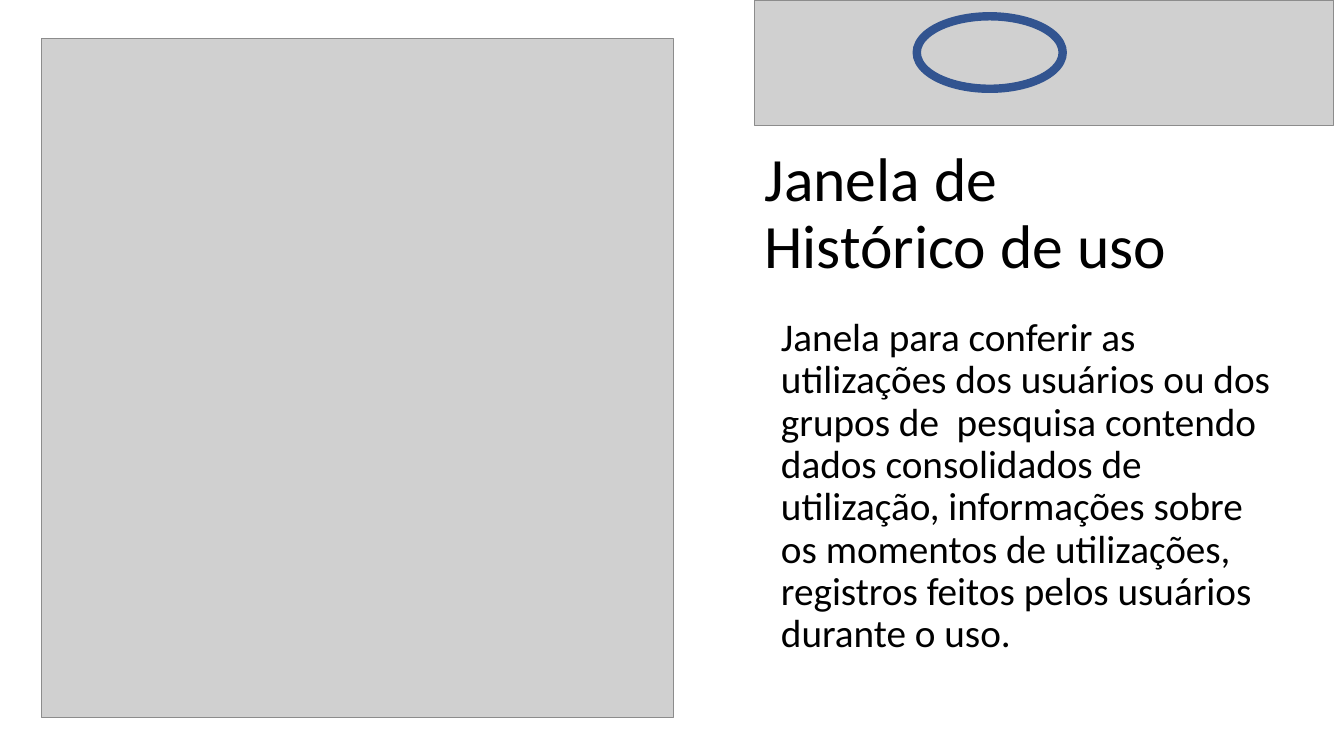
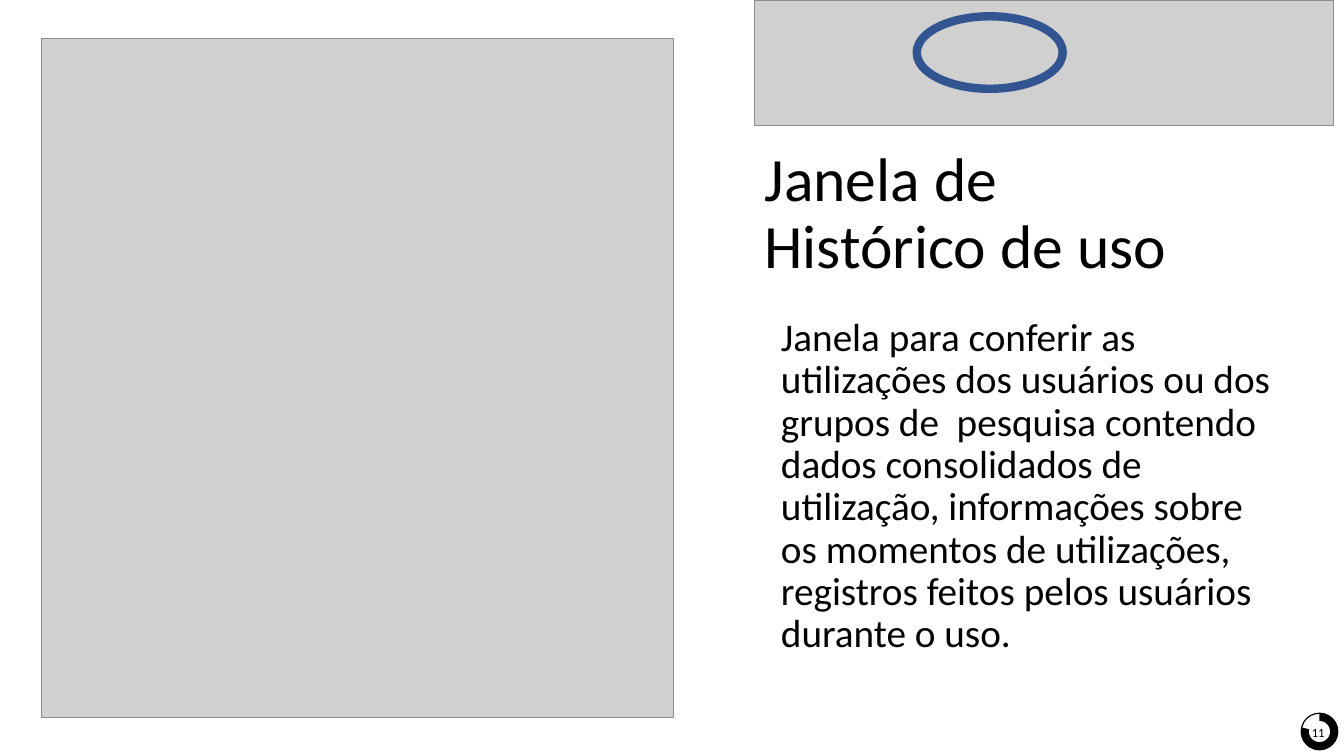
Before and after one commit to gpenello/ControleDeUso, a slide deck: slide 11 of Programa Controle de Uso de Equipamento.pptx. Drawn at 1344x756 pixels with LibreOffice and Linux fonts; fonts in the diff are those of the drawing; grey boxes stand for pictures. Boxes give left, top, right and bottom in pixels: in the first picture for what was removed or moved away, otherwise in the second. Text is boxed around its words. In the diff, an @@ line names an element or a change of style, - is before the commit and + after.

```diff
--- a/Programa Controle de Uso de Equipamento.pptx
+++ b/Programa Controle de Uso de Equipamento.pptx
@@ group added at [1301, 713, 1339, 751]: 3 pie slice (boxed as its full ellipse)s, 1 text @@
+11
```
Also in this commit, not shown: 13 other slides changed, 4 other files.
